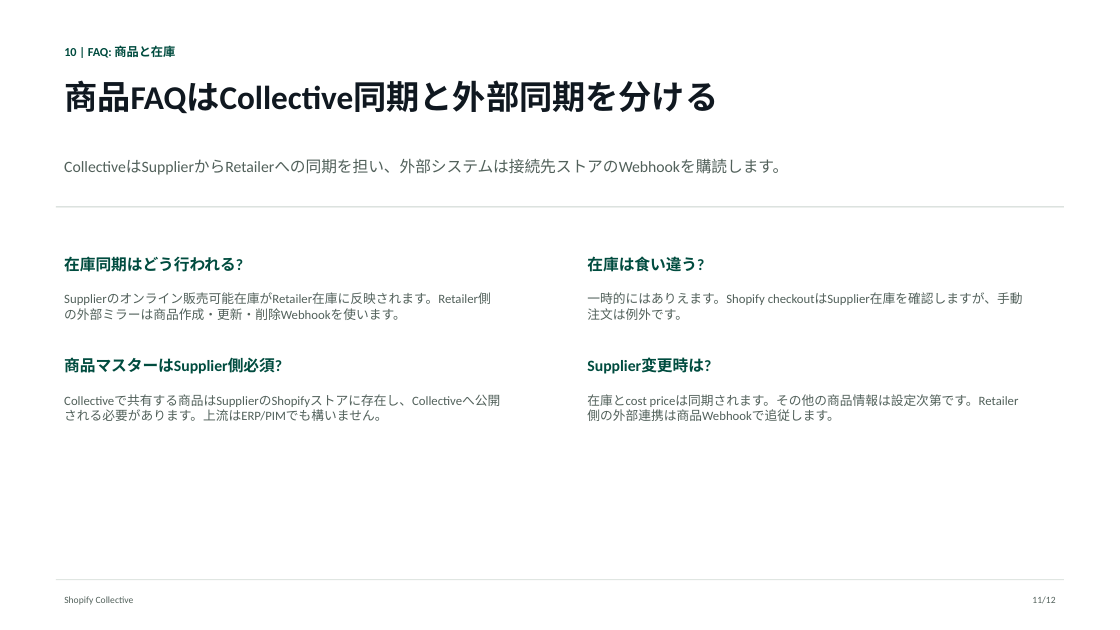
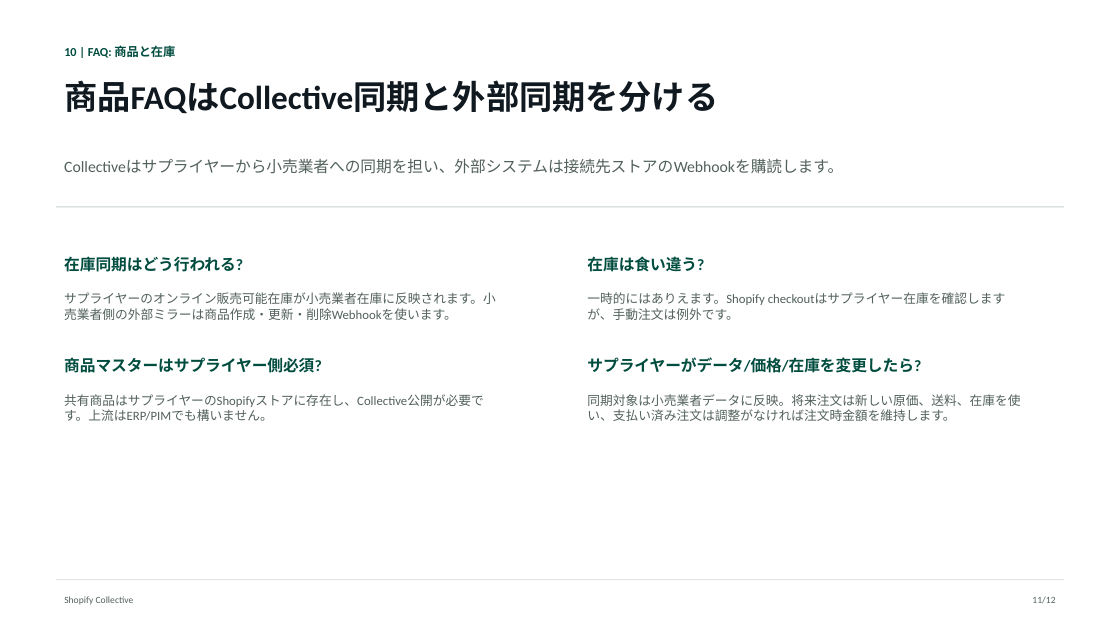
Before and after one commit to shopify-apac-ts/shopify-technical-docs, a slide deck: slide 11 of products/shopify-collective/ja/shopify-collective-architecture-ja.pptx. Drawn at 1120x630 pixels with LibreOffice and Linux fonts; fonts in the diff are those of the drawing. Boxes give left, top, right and bottom in pixels: in the first picture for what was removed or moved away, otherwise in the second. Text is boxed around its words. In the diff, an @@ line names an element or a change of style, - is before the commit and + after.

```diff
--- a/products/shopify-collective/ja/shopify-collective-architecture-ja.pptx
+++ b/products/shopify-collective/ja/shopify-collective-architecture-ja.pptx
@@ text at (x1=64, y1=159, x2=843, y2=174): text changed @@
-CollectiveはSupplierからRetailerへの同期を担い、外部システムは接続先ストアのWebhookを購読します。
+Collectiveはサプライヤーから小売業者への同期を担い、外部システムは接続先ストアのWebhookを購読します。
@@ text at (x1=64, y1=292, x2=496, y2=320): text changed @@
-Supplierのオンライン販売可能在庫がRetailer在庫に反映されます。Retailer側の外部ミラーは商品作成・更新・削除Webhookを使います。
+サプライヤーのオンライン販売可能在庫が小売業者在庫に反映されます。小売業者側の外部ミラーは商品作成・更新・削除Webhookを使います。
@@ text at (x1=587, y1=292, x2=764, y2=320): text changed @@
-一時的にはありえます。Shopify checkoutはSupplier在庫を確認しますが、手動注文は例外です。
+一時的にはありえます。Shopify checkoutはサプライヤー在庫を確認しますが、手動注文は例外です。
@@ text at (x1=64, y1=357, x2=322, y2=373): text changed @@
-商品マスターはSupplier側必須?
+商品マスターはサプライヤー側必須?
@@ text at (x1=587, y1=357, x2=921, y2=373): text changed @@
-Supplier変更時は?
+サプライヤーがデータ/価格/在庫を変更したら?
@@ text at (x1=64, y1=394, x2=484, y2=421): text changed @@
-Collectiveで共有する商品はSupplierのShopifyストアに存在し、Collectiveへ公開される必要があります。上流はERP/PIMでも構いません。
+共有商品はサプライヤーのShopifyストアに存在し、Collective公開が必要です。上流はERP/PIMでも構いません。
@@ text at (x1=587, y1=394, x2=1020, y2=421): text changed @@
-在庫とcost priceは同期されます。その他の商品情報は設定次第です。Retailer側の外部連携は商品Webhookで追従します。
+同期対象は小売業者データに反映。将来注文は新しい原価、送料、在庫を使い、支払い済み注文は調整がなければ注文時金額を維持します。
```
Also in this commit, not shown: 11 other slides changed, 5 other files.
